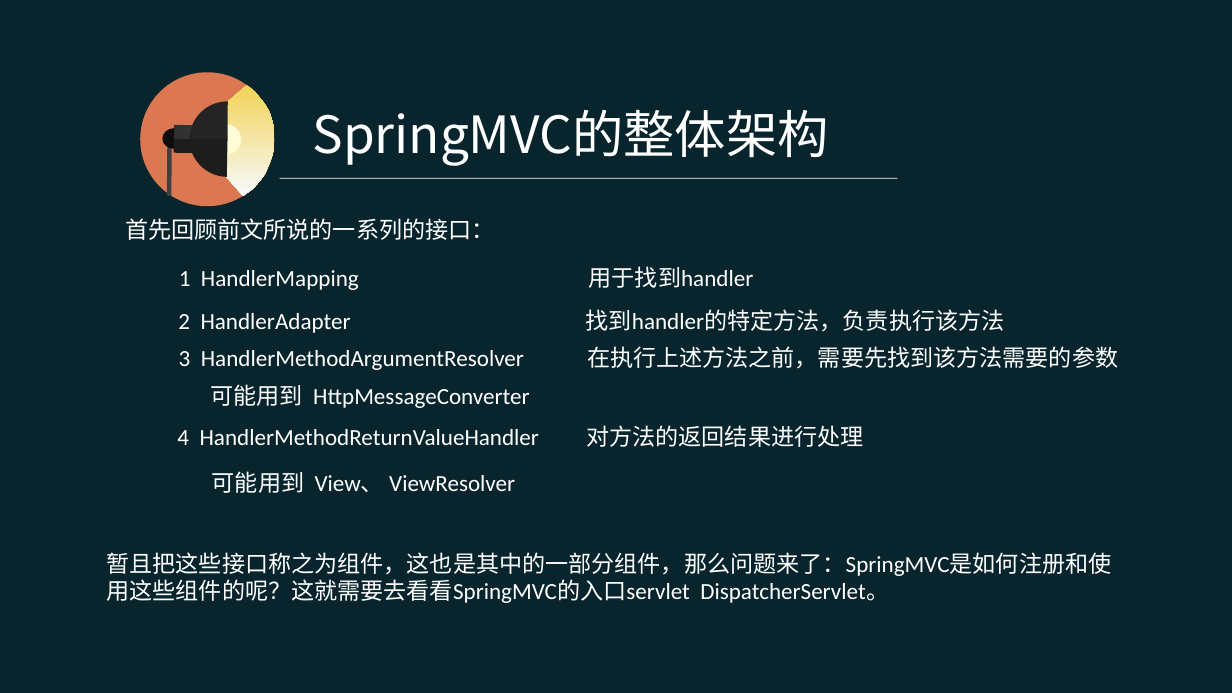
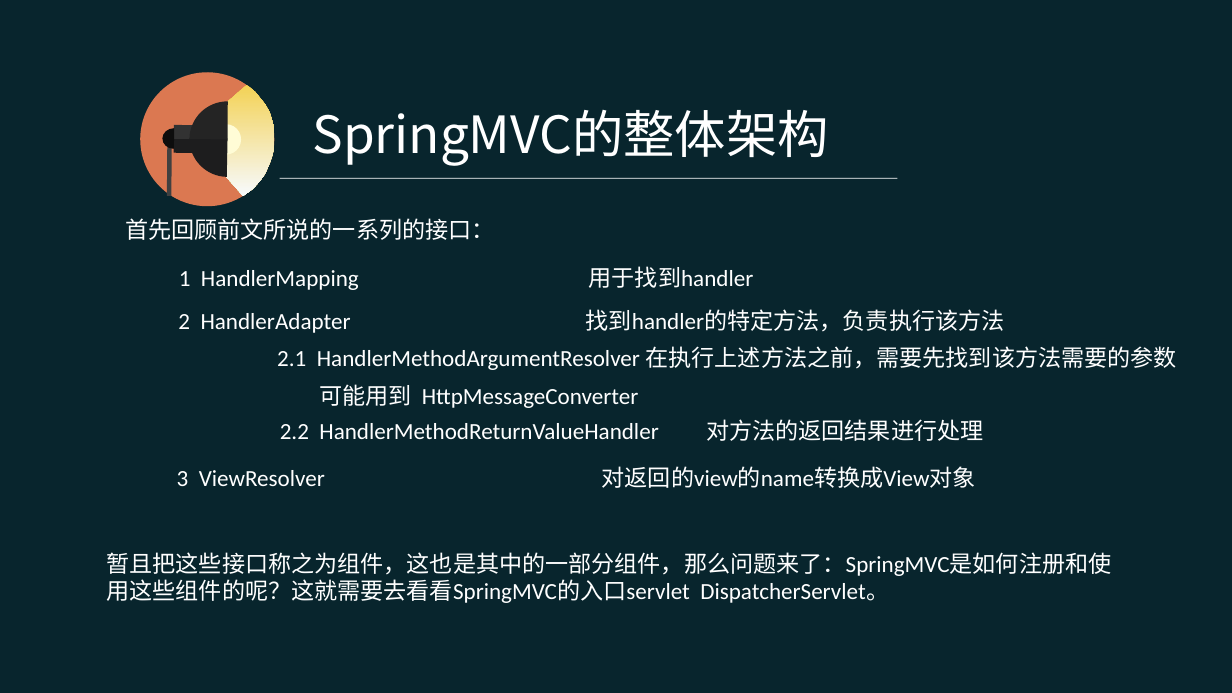
Before and after one commit to pingpangkuangmo/blog, a slide deck: slide 25 of 2015-4/SpringMVC的设计分享.ppt. Drawn at 1232x693 pixels with LibreOffice and Linux fonts; fonts in the diff are those of the drawing. Boxes give left, top, right and bottom in pixels: in the first picture for what was removed or moved away, otherwise in the second. Text is boxed around its words. In the diff, an @@ line names an element or a change of style, - is before the commit and + after.

Commit message:
SpringMVC ppt进行中

```diff
--- a/2015-4/SpringMVC的设计分享.ppt
+++ b/2015-4/SpringMVC的设计分享.ppt
@@ text at (277, 346, 1177, 370): text changed @@
-3 HandlerMethodArgumentResolver 在执行上述方法之前，需要先找到该方法需要的参数
+2.1 HandlerMethodArgumentResolver 在执行上述方法之前，需要先找到该方法需要的参数
@@ text "可能用到 HttpMessageConverter": place and size @@
-text "可能用到 HttpMessageConverter" at (210, 384, 530, 408)
+text "可能用到 HttpMessageConverter" at (319, 384, 639, 408)
@@ text at (280, 419, 983, 441): text changed @@
-4 HandlerMethodReturnValueHandler 对方法的返回结果进行处理
+2.2 HandlerMethodReturnValueHandler 对方法的返回结果进行处理
@@ text at (177, 466, 976, 488): text changed @@
-可能用到 View、 ViewResolver
+3 ViewResolver 对返回的view的name转换成View对象
```
Also in this commit, not shown: 7 slides added, 1 slide removed.
